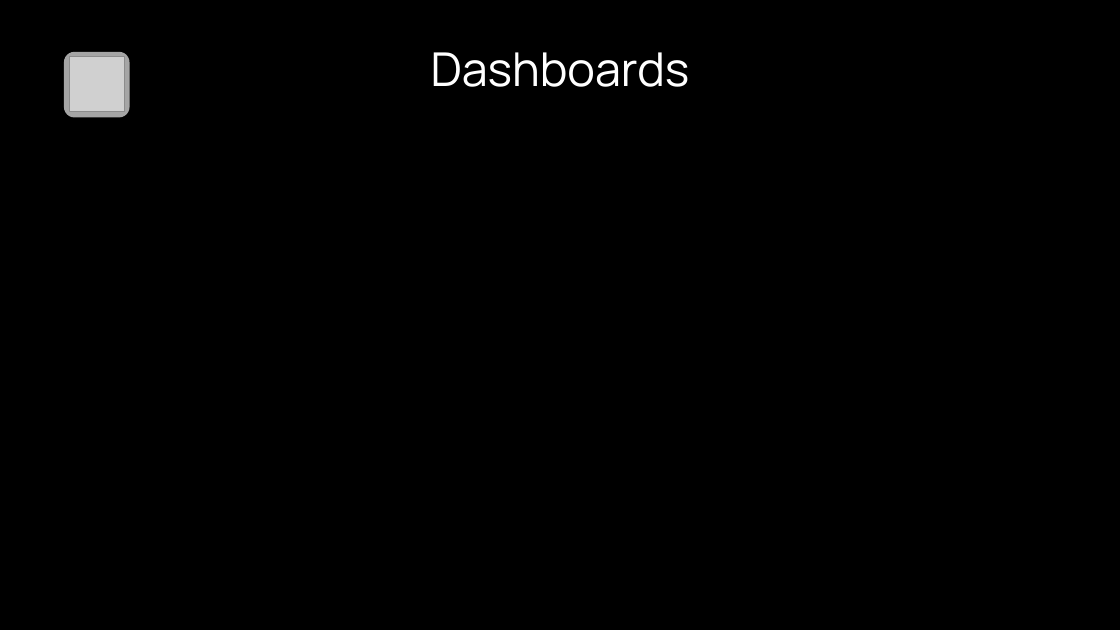
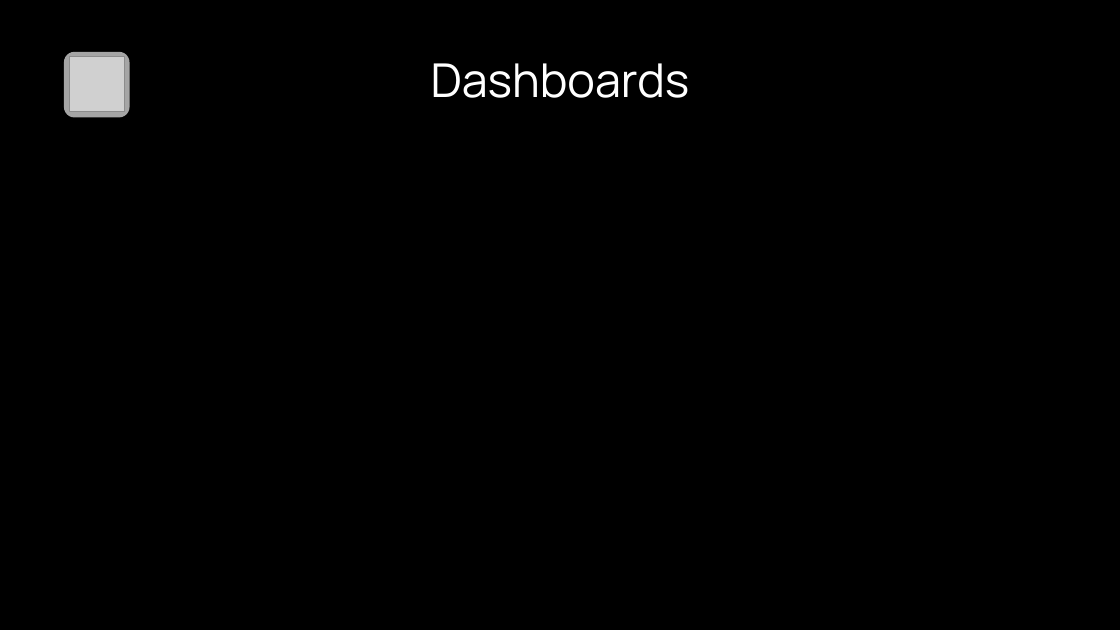
Before and after one commit to Corvina-project/CorvinaProject, a slide deck: slide 13 of presentazione.pptx. Drawn at 1120x630 pixels with LibreOffice and Linux fonts; fonts in the diff are those of the drawing; grey boxes stand for pictures; background and template pictures are left out. Boxes give left, top, right and bottom in pixels: in the first picture for what was removed or moved away, otherwise in the second. Text is boxed around its words. In the diff, an @@ line names an element or a change of style, - is before the commit and + after.

```diff
--- a/presentazione.pptx
+++ b/presentazione.pptx
@@ text "Dashboards": place and size @@
-text "Dashboards" at (431, 52, 690, 87)
+text "Dashboards" at (431, 63, 690, 98)
```
Also in this commit, not shown: 3 other slides changed.
